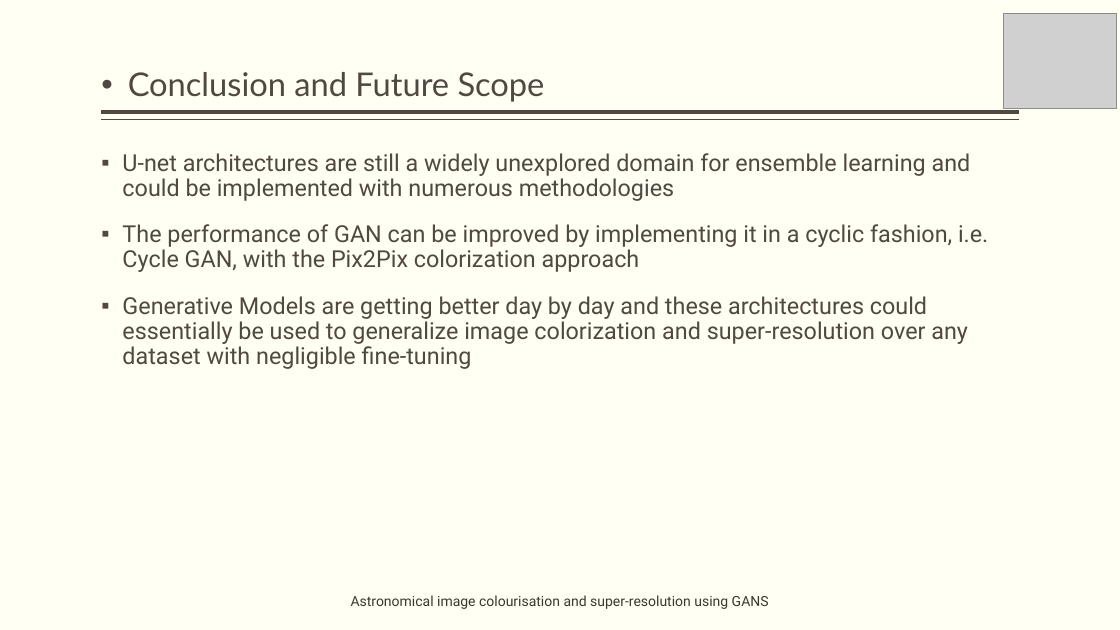
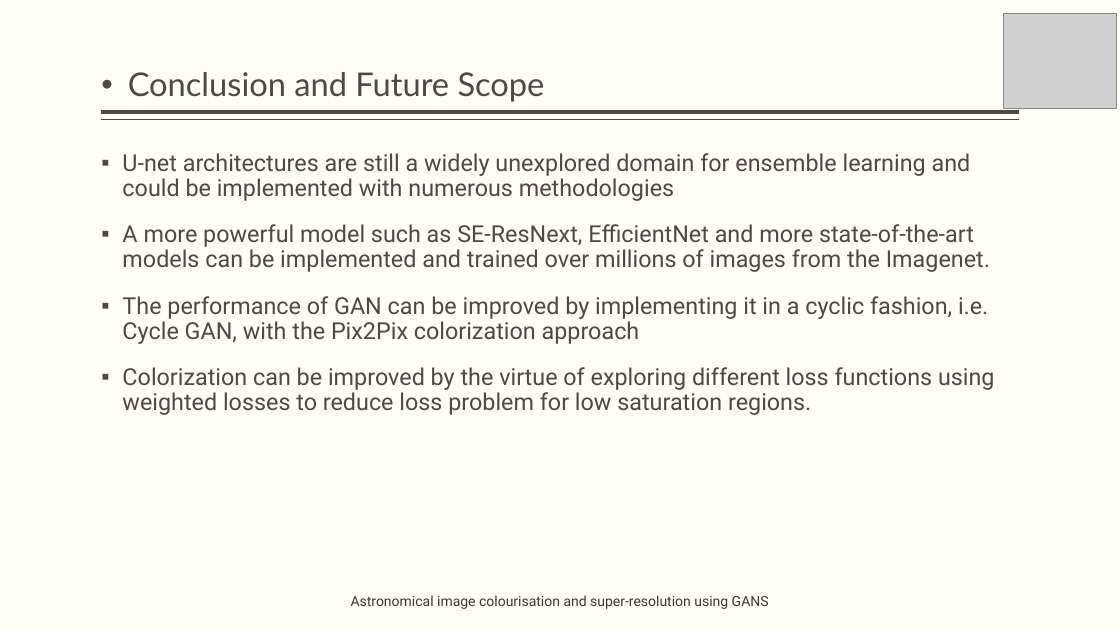
Before and after one commit to obi-wan-shinobi/Literature-Review, a slide deck: slide 23 of Presentation/Stage_2/stage_2_presentation.pptx (slide 18 before the commit). Drawn at 1120x630 pixels with LibreOffice and Linux fonts; fonts in the diff are those of the drawing; grey boxes stand for pictures. Boxes give left, top, right and bottom in pixels: in the first picture for what was removed or moved away, otherwise in the second. Text is boxed around its words. In the diff, an @@ line names an element or a change of style, - is before the commit and + after.

```diff
--- a/Presentation/Stage_2/stage_2_presentation.pptx
+++ b/Presentation/Stage_2/stage_2_presentation.pptx
@@ text at (122,224,990,272): paragraph added @@
+▪ A more powerful model such as SE-ResNext, EfficientNet and more state-of-the-art models can be implemented and trained over millions of images from the Imagenet.
@@ text at (122,367,995,415): text changed @@
-▪ Generative Models are getting better day by day and these architectures could essentially be used to generalize image colorization and super-resolution over any dataset with negligible fine-tuning
+▪ Colorization can be improved by the virtue of exploring different loss functions using weighted losses to reduce loss problem for low saturation regions.
```
Also in this commit, not shown: 6 other slides changed, 8 slides added, 7 other files.
